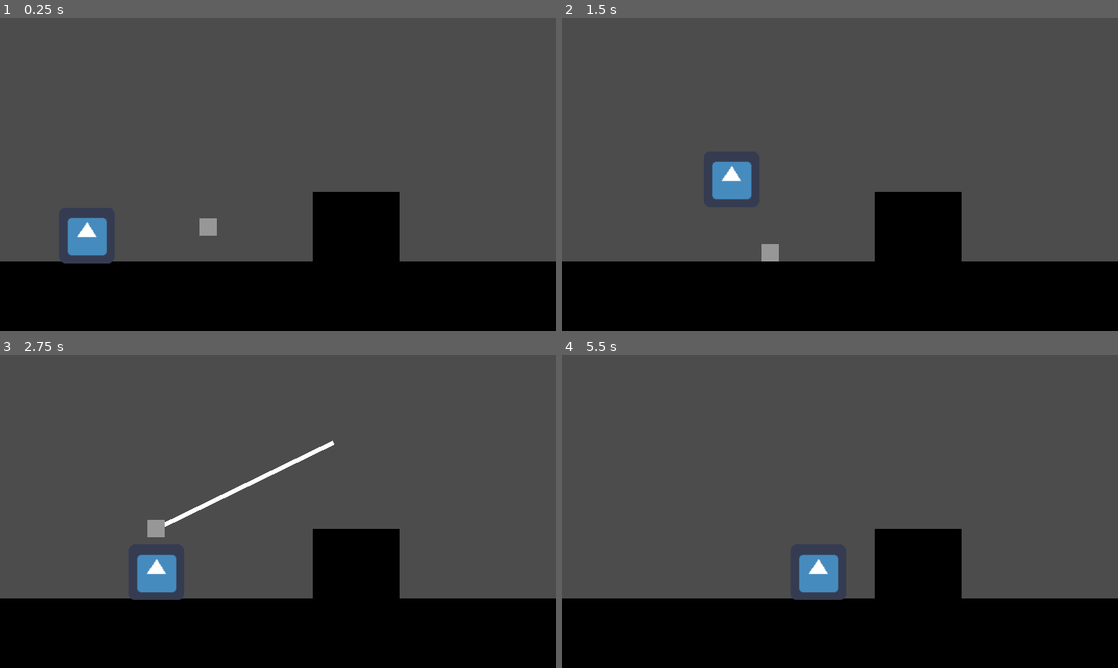
Above: before the commit, frames 1-4 (two rows, left to right).
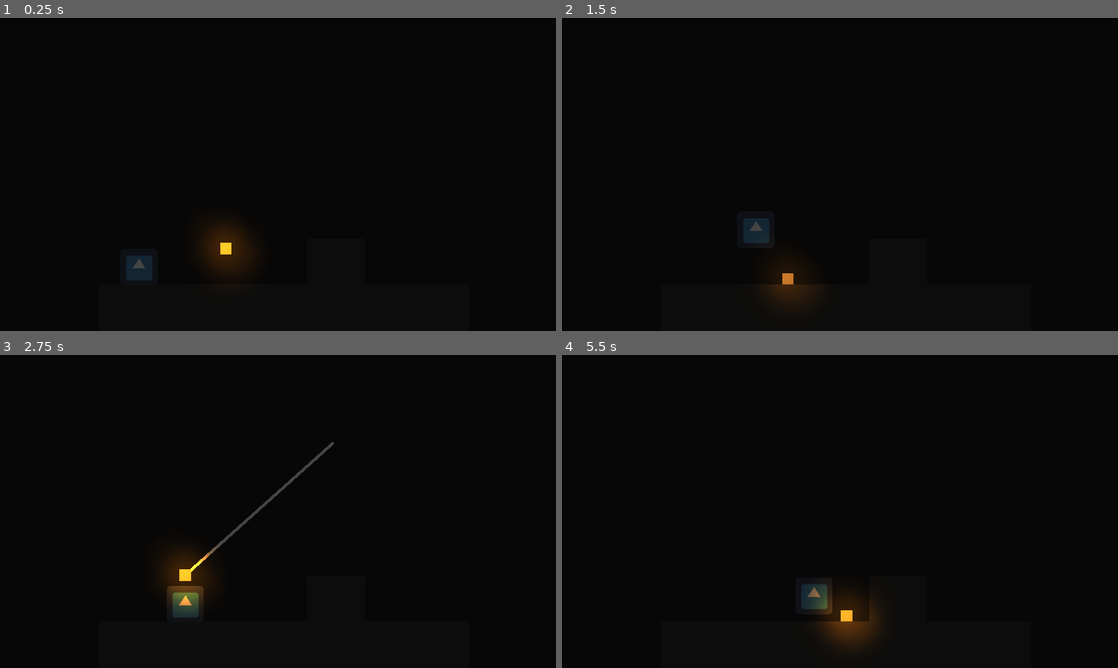
Above: after the commit, the same moments.

Repository: DuncanSparks/GMTK2019
Game: Godot game, scene res://Scenes/Test2.tscn
Same seed, same stepped clock (60 frames per second), same inputs: the game is played once before the commit and once after it. This scene is started directly instead of the project's main scene. The engine's default icon, where the game draws it, is replaced by a stand-in: a white triangle on a blue panel in a dark square.
Inputs (mouse positions are in pixels of both pictures, inside the frame that each line leads up to):
- Up to frame 1 (0.25 s): no input
- Up to frame 2 (1.5 s): move the mouse to (962, 158) at 0.52 s; hold Right (move_right) from 0.53 s (still down); tap E (action_grab) at 0.6 s; tap Space (move_jump) at 0.77 s; move the mouse to (728, 190) at 1.27 s; click (728, 190) at 1.35 s
- Up to frame 3 (2.75 s): tap Space (move_jump) at 1.52 s; move the mouse to (333, 442) at 2.02 s; release Right (move_right) at 2.03 s; hold Left (move_left) from 2.03 s (still down); tap E (action_grab) at 2.1 s
- Up to frame 4 (5.5 s): move the mouse to (812, 574) at 2.77 s; release Left (move_left) at 2.78 s; hold Right (move_right) 2.78-4.28 s; click (812, 574) at 2.85 s; tap Space (move_jump) at 3.02, 3.77, 4.52 s; move the mouse to (1006, 558) at 3.52 s; tap E (action_grab) at 3.6, 5.1 s; move the mouse to (673, 464) at 4.27 s; hold Left (move_left) 4.28-5.03 s; click (673, 464) at 4.35 s; move the mouse to (867, 511) at 5.02 s; hold Right (move_right) from 5.03 s (still down)

The runs differ from the first frame. In frame 1, 75% of the frame differs, in the area x 0-100%, y 0-86%; in frame 2, 75%; in frame 3, 74%; in frame 4, 76%, in the area x 0-100%, y 0-96%.

Commit message:
Add lighting and change resolution

Diff:
--- a/Instances/ThrowableObject.tscn
+++ b/Instances/ThrowableObject.tscn
@@ -1,11 +1,29 @@
-[gd_scene load_steps=4 format=2]
+[gd_scene load_steps=6 format=2]
 
 [ext_resource path="res://Scripts/ThrowableObject.gd" type="Script" id=1]
+[ext_resource path="res://Sprites/LIGHT.png" type="Texture" id=2]
 
 [sub_resource type="RectangleShape2D" id=1]
 
 [sub_resource type="CircleShape2D" id=2]
 radius = 30.0
+
+[sub_resource type="Animation" id=3]
+resource_name = "Light Flicker"
+length = 3.0
+loop = true
+tracks/0/type = "value"
+tracks/0/path = NodePath("Light2D:energy")
+tracks/0/interp = 2
+tracks/0/loop_wrap = true
+tracks/0/imported = false
+tracks/0/enabled = true
+tracks/0/keys = {
+"times": PoolRealArray( 0, 1.5, 3 ),
+"transitions": PoolRealArray( 1, 1, 1 ),
+"update": 0,
+"values": [ 3.0, 2.0, 3.0 ]
+}
 
 [node name="ThrowableObject" type="KinematicBody2D"]
 position = Vector2( 250, 250 )
@@ -41,6 +59,15 @@
 wait_time = 0.1
 one_shot = true
 
+[node name="Light2D" type="Light2D" parent="."]
+texture = ExtResource( 2 )
+color = Color( 1, 0.494118, 0, 1 )
+energy = 3.0
+
+[node name="AnimationPlayer" type="AnimationPlayer" parent="."]
+autoplay = "Light Flicker"
+"anims/Light Flicker" = SubResource( 3 )
+
 [connection signal="body_entered" from="GrabArea" to="." method="_on_GrabArea_body_entered"]
 [connection signal="body_exited" from="GrabArea" to="." method="_on_GrabArea_body_exited"]
 [connection signal="timeout" from="TimerDrop" to="." method="_on_TimerDrop_timeout"]
--- a/Scenes/Test.tscn
+++ b/Scenes/Test.tscn
@@ -10,9 +10,9 @@
 [sub_resource type="RectangleShape2D" id=2]
 extents = Vector2( 50, 40 )
 
+[sub_resource type="RectangleShape2D" id=3]
+
 [sub_resource type="RectangleShape2D" id=4]
-
-[sub_resource type="RectangleShape2D" id=3]
 extents = Vector2( 30.6296, 30.7395 )
 
 [node name="Scene" type="Node2D"]
@@ -63,10 +63,11 @@
 texture = ExtResource( 3 )
 
 [node name="CollisionShape2D" type="CollisionShape2D" parent="Enemy"]
-shape = SubResource( 3 )
+shape = SubResource( 4 )
 
 [node name="RayCast2D" type="RayCast2D" parent="Enemy"]
 position = Vector2( -32.2359, 22.0278 )
 enabled = true
 cast_to = Vector2( 0, 11 )
+
 [connection signal="body_exited" from="Area2D2" to="Enemy" method="_on_Area2D2_body_exited"]
--- a/Scenes/Test2.tscn
+++ b/Scenes/Test2.tscn
@@ -3,15 +3,21 @@
 [ext_resource path="res://Instances/Player.tscn" type="PackedScene" id=1]
 [ext_resource path="res://Instances/ThrowableObject.tscn" type="PackedScene" id=2]
 
-[sub_resource type="RectangleShape2D" id=3]
+[sub_resource type="RectangleShape2D" id=1]
 extents = Vector2( 320, 40 )
 
-[sub_resource type="RectangleShape2D" id=4]
+[sub_resource type="RectangleShape2D" id=2]
 extents = Vector2( 50, 40 )
 
 [node name="Scene" type="Node2D"]
 
+[node name="ColorRect" type="ColorRect" parent="."]
+margin_right = 960.0
+margin_bottom = 540.0
+color = Color( 0.101961, 0.101961, 0.101961, 1 )
+
 [node name="StaticBody2D" type="StaticBody2D" parent="."]
+position = Vector2( 170, 180 )
 collision_layer = 3
 collision_mask = 3
 __meta__ = {
@@ -22,25 +28,33 @@
 margin_top = 280.0
 margin_right = 640.0
 margin_bottom = 360.0
-color = Color( 0, 0, 0, 1 )
+color = Color( 0.196078, 0.188235, 0.180392, 1 )
 
 [node name="ColorRect2" type="ColorRect" parent="StaticBody2D"]
 margin_left = 360.0
 margin_top = 200.0
 margin_right = 460.0
 margin_bottom = 280.0
-color = Color( 0, 0, 0, 1 )
+color = Color( 0.196078, 0.188235, 0.180392, 1 )
 
 [node name="CollisionShape2D" type="CollisionShape2D" parent="StaticBody2D"]
 position = Vector2( 320, 320 )
-shape = SubResource( 3 )
+shape = SubResource( 1 )
 
 [node name="CollisionShape2D2" type="CollisionShape2D" parent="StaticBody2D"]
 position = Vector2( 410, 240 )
-shape = SubResource( 4 )
+shape = SubResource( 2 )
 
 [node name="Player" parent="." instance=ExtResource( 1 )]
-position = Vector2( 100, 230 )
+position = Vector2( 240, 410 )
 
 [node name="ThrowableObject" parent="." instance=ExtResource( 2 )]
-position = Vector2( 240, 220 )
+position = Vector2( 390, 378 )
+
+[node name="ColorRect2" type="ColorRect" parent="."]
+margin_right = 960.0
+margin_bottom = 540.0
+color = Color( 0, 0, 0, 0.729412 )
+__meta__ = {
+"_edit_lock_": true
+}
--- a/Scripts/ThrowableObject.gd
+++ b/Scripts/ThrowableObject.gd
@@ -19,8 +19,6 @@
 	elif not thrown:
 		velocity.x = 0
 		velocity.y = 0
-
-	print(thrown)
 
 	# Apply velocity
 	if not held:
--- a/project.godot
+++ b/project.godot
@@ -30,12 +30,35 @@
 
 [display]
 
-window/size/width=640
-window/size/height=360
+window/size/width=960
+window/size/height=540
 window/size/test_width=1280
 window/size/test_height=720
 window/stretch/mode="2d"
 window/stretch/aspect="keep"
+
+[importer_defaults]
+
+texture={
+"compress/bptc_ldr": 0,
+"compress/hdr_mode": 0,
+"compress/lossy_quality": 0.7,
+"compress/mode": 0,
+"compress/normal_map": 0,
+"detect_3d": false,
+"flags/anisotropic": false,
+"flags/filter": false,
+"flags/mipmaps": false,
+"flags/repeat": 0,
+"flags/srgb": 2,
+"process/HDR_as_SRGB": false,
+"process/fix_alpha_border": true,
+"process/invert_color": false,
+"process/premult_alpha": false,
+"size_limit": 0,
+"stream": false,
+"svg/scale": 1.0
+}
 
 [input]
 
Not shown: 1 places in Scenes/Test.tscn that only renumber resources
Binary file added: Sprites/LIGHT.png
Not shown, added: Sprites/LIGHT.png.import
Binary file added: Sprites/beez_2x copy.png
Not shown, added: Sprites/beez_2x copy.png.import
